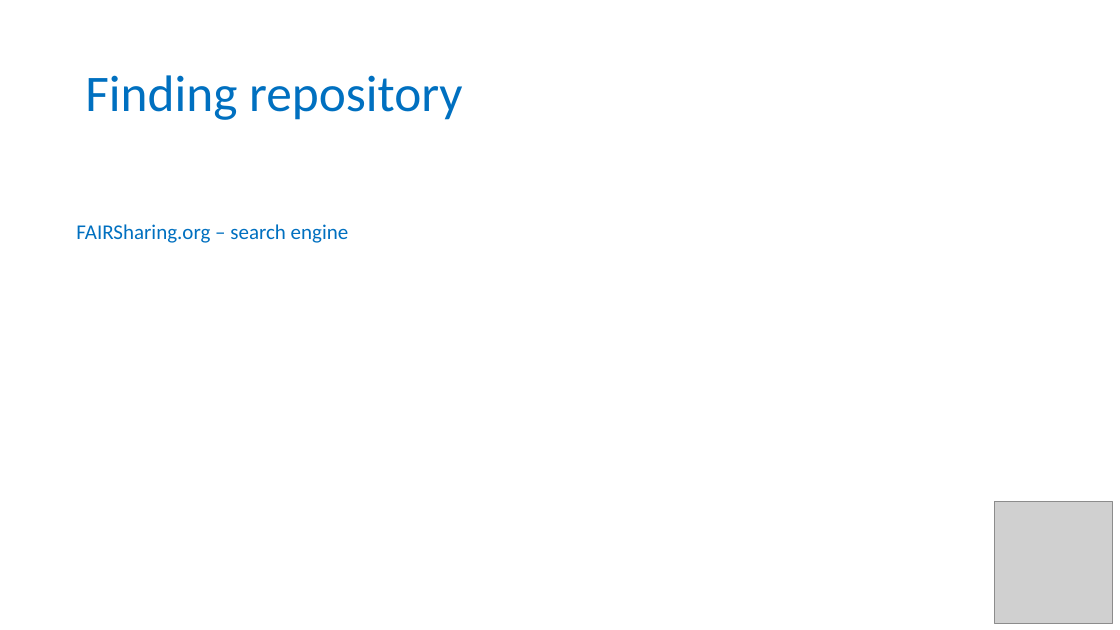
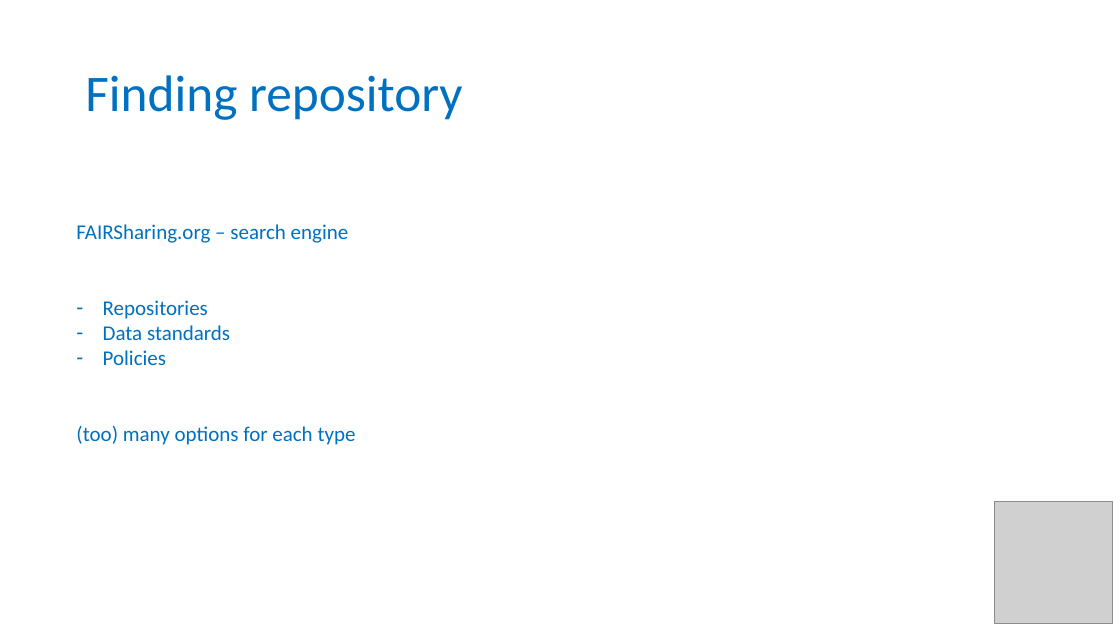
Before and after one commit to tobyhodges/solid-waddle, a slide deck: slide 13 of instructors/Repositories.pptx. Drawn at 1120x630 pixels with LibreOffice and Linux fonts; fonts in the diff are those of the drawing; grey boxes stand for pictures. Boxes give left, top, right and bottom in pixels: in the first picture for what was removed or moved away, otherwise in the second. Text is boxed around its words. In the diff, an @@ line names an element or a change of style, - is before the commit and + after.

Commit message:
Repositories tweaks after run

```diff
--- a/instructors/Repositories.pptx
+++ b/instructors/Repositories.pptx
@@ text at (76, 300, 356, 445): paragraphs added @@
+– Repositories
+– Data standards
+– Policies
+(too) many options for each type
```
Also in this commit, not shown: 2 other slides changed, 3 slides added, 1 slide removed, 3 other files.
